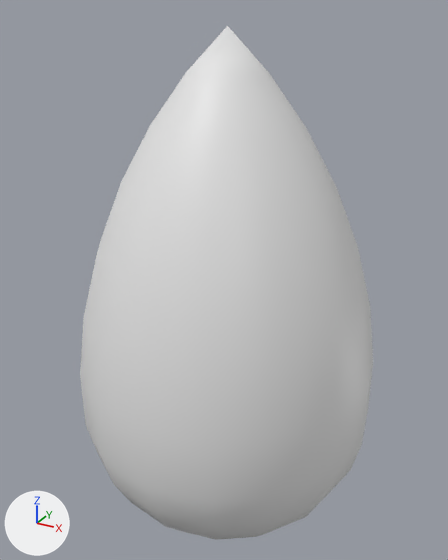
The Blender file bamboo.blend: old version first, new version second.
The view is the same before and after, from a 50 mm lens placed at (1.78, -3.28, 2.46), pointed at (-0.04, 0.04, 0.81). Arrows for +X, +Y and +Z are at lower left; the lights stay in place. The first picture is the older version.

The scene before the commit, as lines of its bpy script (objects in view):
```python
me_sphere = bpy.data.meshes.new('Sphere')
me_sphere.from_pydata(...)  # 5154 vertices, 4770 faces; spans x -0.99..0.99, y -0.99..0.99, z -1.0..2.37
me_sphere.polygons.foreach_set('use_smooth', [True] * 4770)
ob_sphere = bpy.data.objects.new('Sphere', me_sphere)
ob_sphere.location = (0.0, 0.0, 0.0)
```
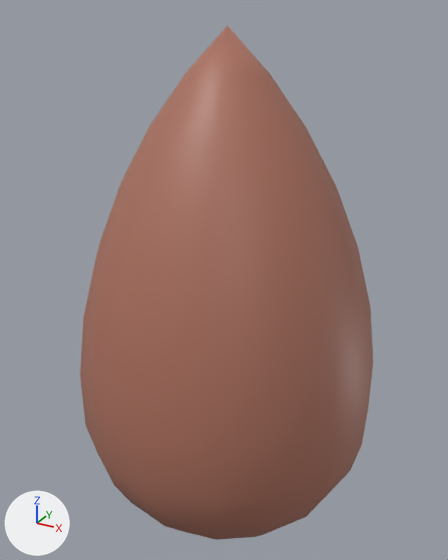
The change, as a diff of the scene's bpy script:
```diff
--- a/bamboo.blend.py
+++ b/bamboo.blend.py
@@ mat_material @@
+mat_material = principled_material('Material')
+mat_material.base_color = (0.167, 0.422, 0.161)  # green #72ae70
@@ mat_material_002 @@
+mat_material_002 = principled_material('Material.002')
+mat_material_002.base_color = (0.415, 0.167, 0.116)  # brown #ac7260
@@ me_sphere @@
 me_sphere.from_pydata(...)  # 5154 vertices, 4770 faces; spans x -0.99..0.99, y -0.99..0.99, z -1.0..2.37
 # used by ob_sphere; location = (0.0, 0.0, 0.0)
+# me_sphere part 1: 208 of the faces centred in x -0.95..0.95, y -0.95..0.95, z -0.98..2.21 switch from no material to mat_material_002 (brown #ac7260)
+me_sphere.materials.append(mat_material)  # green #72ae70
```

What differs and where, as boxes [x1, y1, x2, y2] in the pictures (448 x 560 px):
part 1 of me_sphere, recoloured (white to brown): [80, 26, 373, 540] in both
